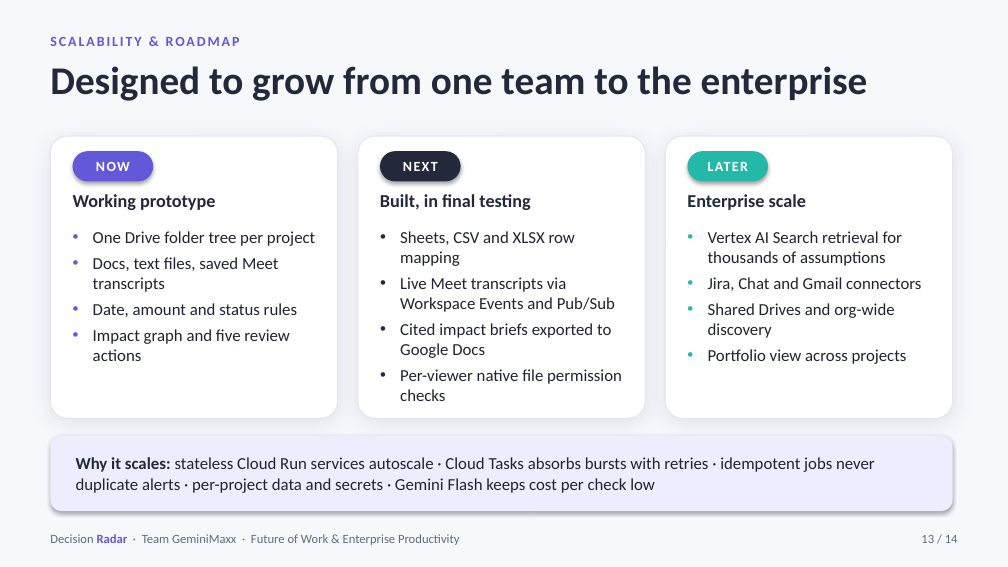
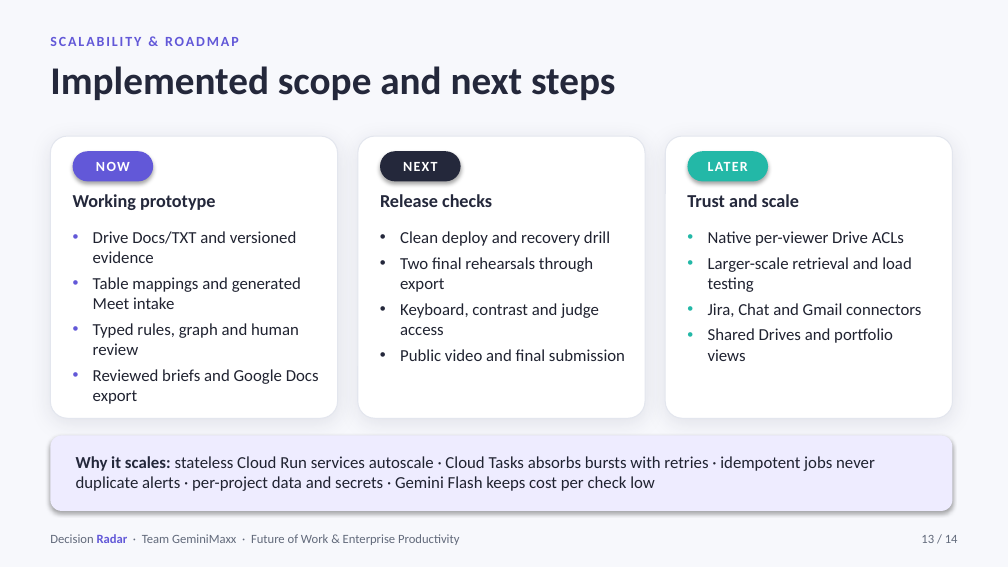
Before and after one commit to steffy-lo/decision-radar, a slide deck: slide 13 of submission/DecisionRadar_Proposal.pptx. Drawn at 1008x567 pixels with LibreOffice and Linux fonts; fonts in the diff are those of the drawing. Boxes give left, top, right and bottom in pixels: in the first picture for what was removed or moved away, otherwise in the second. Text is boxed around its words. In the diff, an @@ line names an element or a change of style, - is before the commit and + after.

Commit message:
Add technical submission documentation and draft proposal deck

```diff
--- a/submission/DecisionRadar_Proposal.pptx
+++ b/submission/DecisionRadar_Proposal.pptx
@@ text removed at (50,66,868,101) @@
-Designed to grow from one team to the enterprise
@@ text added at (50,66,615,100), 28 pt, text #24283B, bold @@
+Implemented scope and next steps
@@ text removed at (380,194,530,210) @@
-Built, in final testing
@@ text added at (380,194,492,207), 13 pt, text #24283B, bold @@
+Release checks
@@ text at (687,194,799,207): text changed @@
-Enterprise scale
+Trust and scale
@@ text at (93,231,319,404): text changed @@
-• One Drive folder tree per project
-• Docs, text files, saved Meet transcripts
-• Date, amount and status rules
-• Impact graph and five review actions
+• Drive Docs/TXT and versioned evidence
+• Table mappings and generated Meet intake
+• Typed rules, graph and human review
+• Reviewed briefs and Google Docs export
@@ text removed at (400,231,622,401) @@
-• Sheets, CSV and XLSX row mapping
-• Live Meet transcripts via Workspace Events and Pub/Sub
-• Cited impact briefs exported to Google Docs
-• Per-viewer native file permission checks
@@ text added at (400,231,625,361), 12 pt, text #202331 @@
+• Clean deploy and recovery drill
+• Two final rehearsals through export
+• Keyboard, contrast and judge access
+• Public video and final submission
@@ text at (708,231,912,292): text changed @@
-• Vertex AI Search retrieval for thousands of assumptions
+• Native per-viewer Drive ACLs
+• Larger-scale retrieval and load testing
@@ text at (708,328,893,361): text changed @@
-• Shared Drives and org-wide discovery
-• Portfolio view across projects
+• Shared Drives and portfolio views
```
Also in this commit, not shown: 12 other slides changed, 1 slide added, 1 slide removed, 2 other files.
